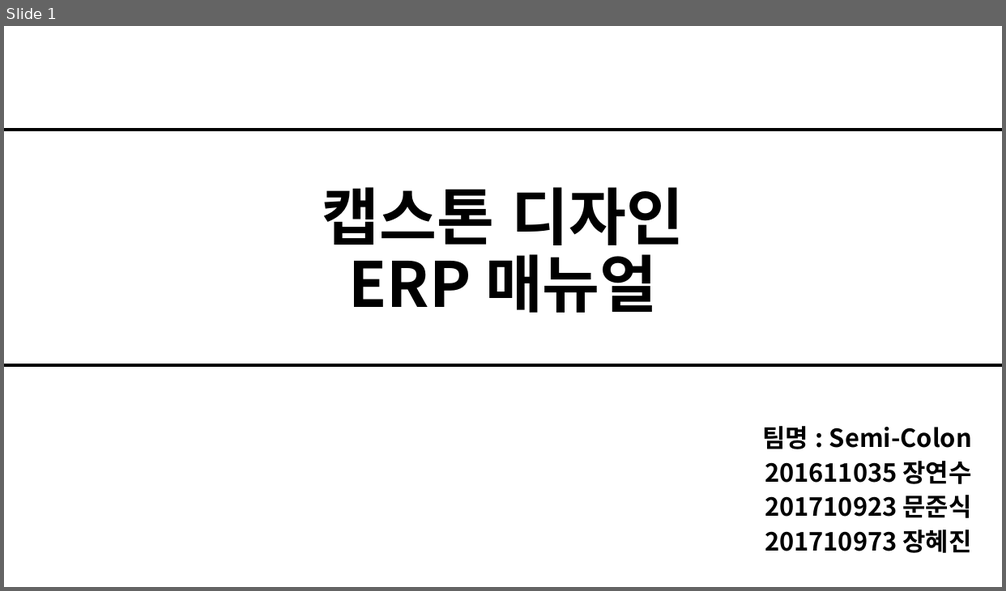
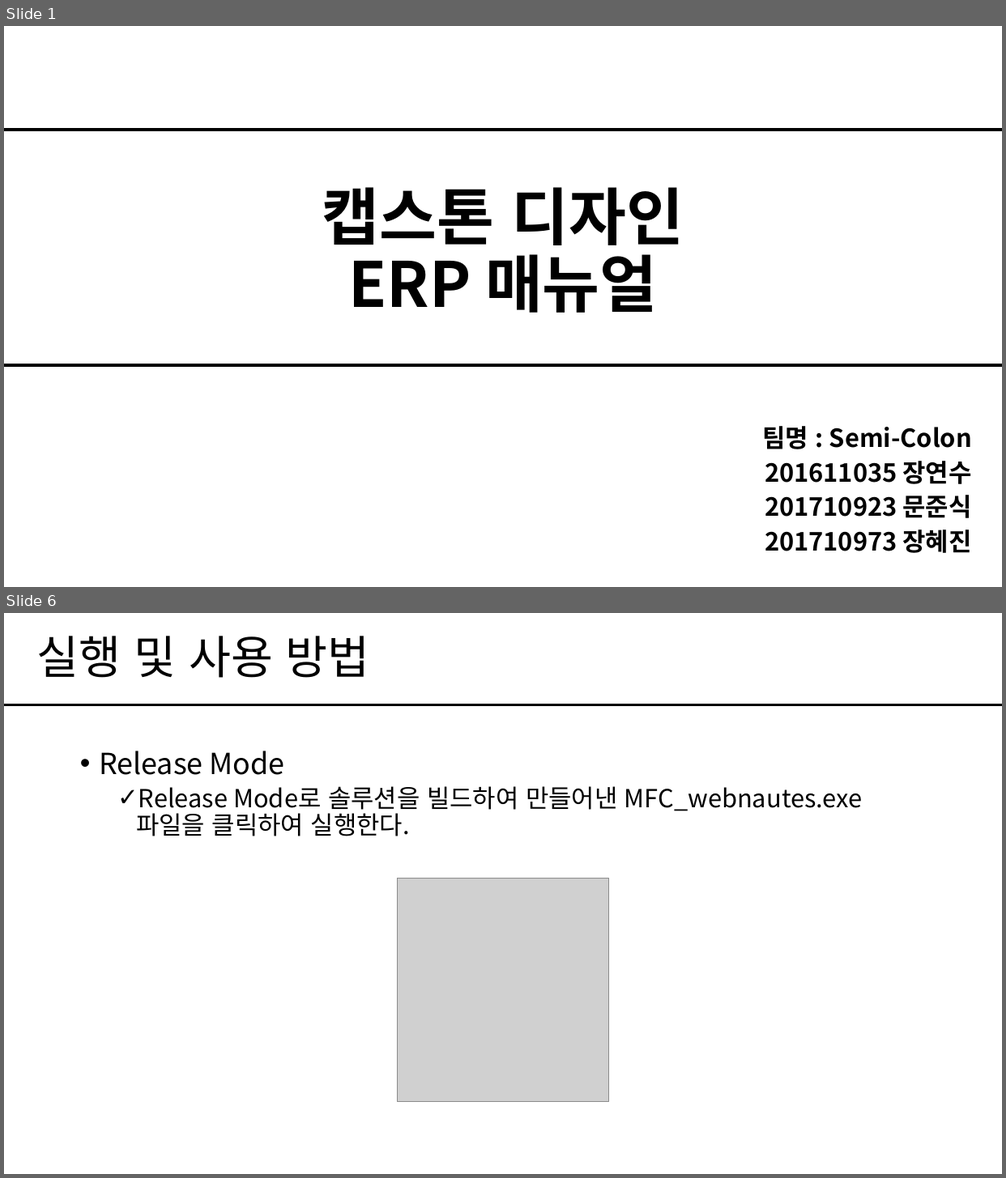
Before and after one commit to Semicolon-JangHyeJin/sc-grad-doc, a slide deck: Document/7. 매뉴얼/[ERP]매뉴얼_Ver1.0.0_Semi-Colon.pptx. Shown one above the other, each under a label of ours: slide 1 before the commit, slides 1 and 6 after it; the slides between them are not shown. The pictures are 1006x591 and 1006x1178 pixels, drawn with LibreOffice and Linux fonts; fonts in the diff are those of the drawing; grey boxes stand for pictures. Boxes give left, top, right and bottom in pixels: in the first picture for what was removed or moved away, otherwise in the second. Text is boxed around its words. In the diff, an @@ line names an element or a change of style, - is before the commit and + after.

```diff
--- a/Document/7. 매뉴얼/[ERP]매뉴얼_Ver1.0.0_Semi-Colon.pptx
+++ b/Document/7. 매뉴얼/[ERP]매뉴얼_Ver1.0.0_Semi-Colon.pptx
@@ slide 6 added at <box>4,613,1002,1174</box>, background #FFFFFF @@
@@ title added at <box>37,636,370,678</box>, 44 pt, text #000000 @@
+실행 및 사용 방법
@@ line added from (4, 705) to (1002, 705), #000000 2.25 pt @@
@@ text added at <box>99,751,862,837</box>, 24 pt, text #000000 @@
+• Release Mode
+  ✓ Release Mode로 솔루션을 빌드하여 만들어낸 MFC_webnautes.exe
+    파일을 클릭하여 실행한다.
@@ picture added at <box>397,878,609,1102</box> @@
```
Also in this commit, not shown: 2 slides changed, 7 other slides added, 3 slides removed, 3 other files.
